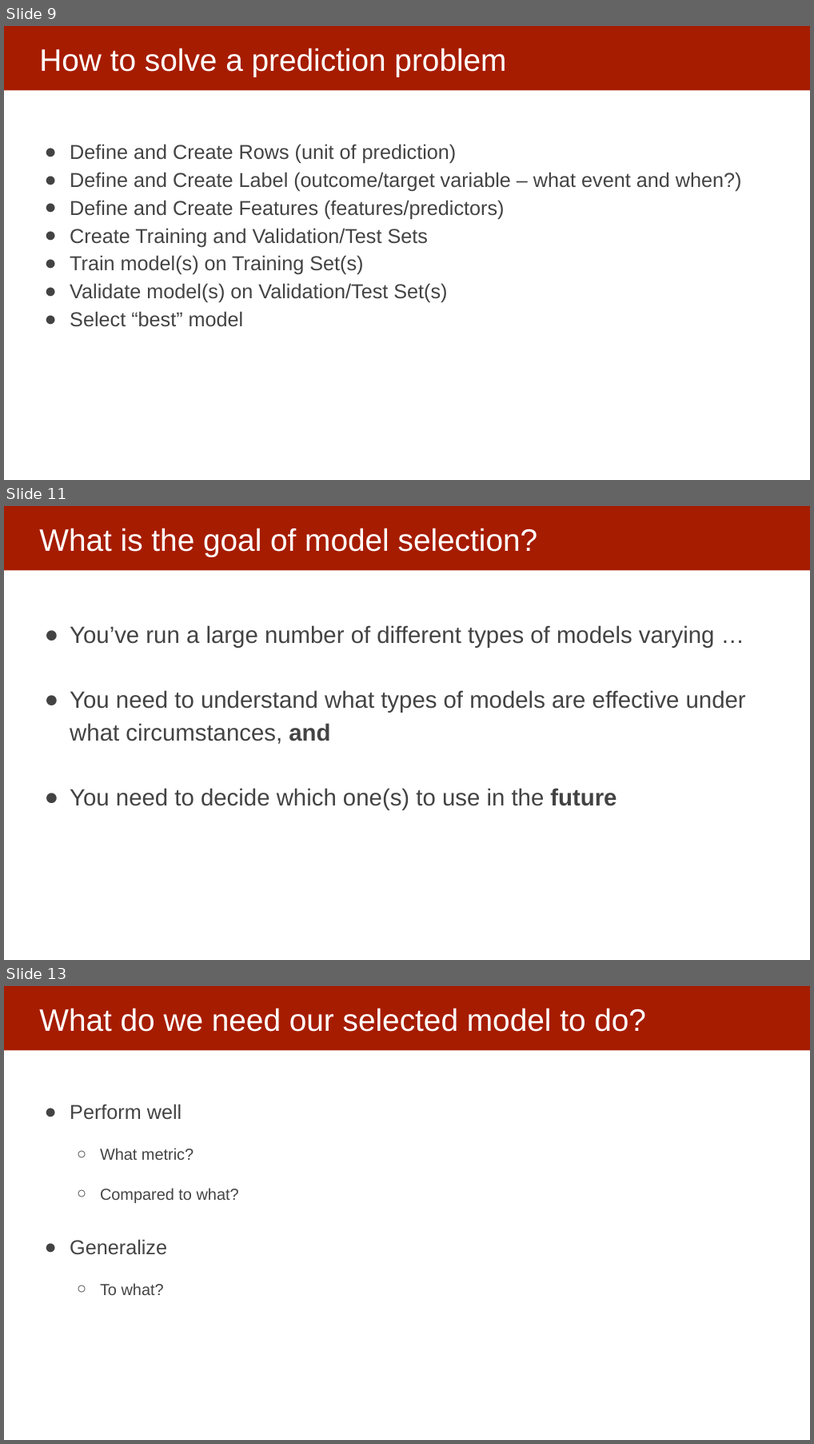
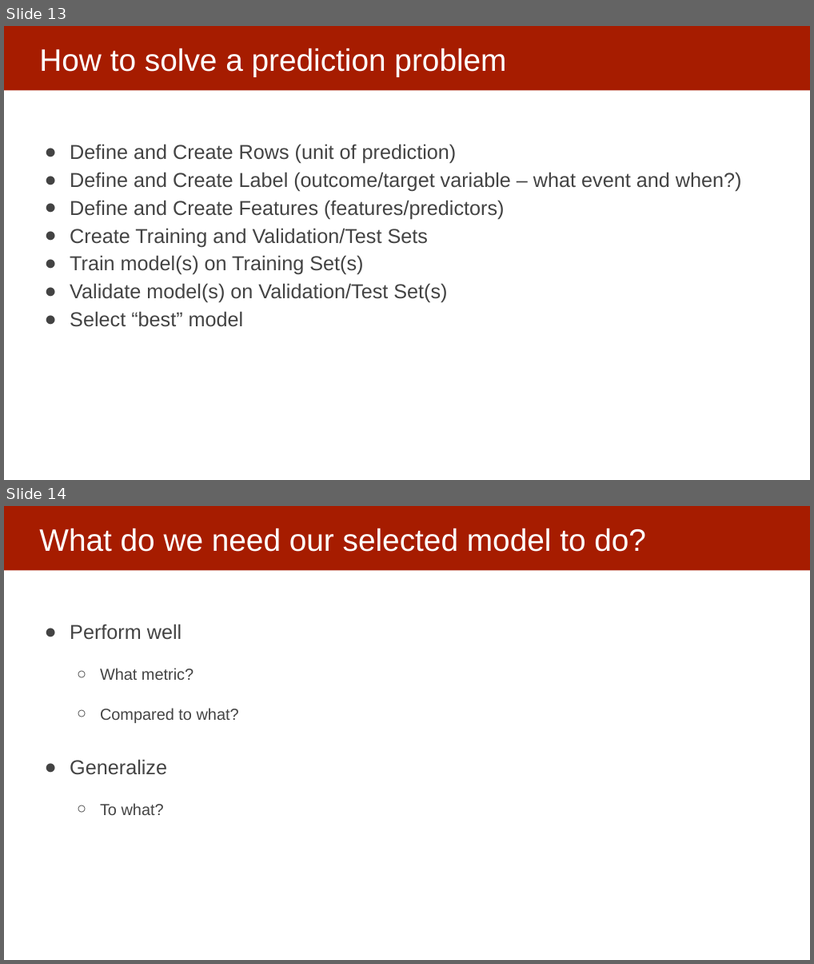
Before and after one commit to dssg/MLinPractice, a slide deck: Lectures/Lecture6-EvaluationMetrics.pptx. Shown one above the other, each under a label of ours: slides 9, 11 and 13 before the commit, slides 13 and 14 after it; the slides between them are not shown. The pictures are 814x1444 and 814x964 pixels, drawn with LibreOffice and Linux fonts; fonts in the diff are those of the drawing. Boxes give left, top, right and bottom in pixels: in the first picture for what was removed or moved away, otherwise in the second. Text is boxed around its words. In the diff, an @@ line names an element or a change of style, - is before the commit and + after.

```diff
--- a/Lectures/Lecture6-EvaluationMetrics.pptx
+++ b/Lectures/Lecture6-EvaluationMetrics.pptx
@@ slide 11 removed at (4,506,810,960), background #FFFFFF; not listed: 1 template element that a slide beside it also shows @@
@@ title removed at (39,528,538,556) @@
-What is the goal of model selection?
@@ text removed at (70,625,746,810) @@
-● You’ve run a large number of different types of models varying …
-● You need to understand what types of models are effective under what circumstances, and
-● You need to decide which one(s) to use in the future
@@ what was slide 9 is now slide 13 @@
@@ what was slide 13 is now slide 14 @@
```
Also in this commit, not shown: 7 slides changed, 4 slides added, 2 other slides removed, 2 other files.
